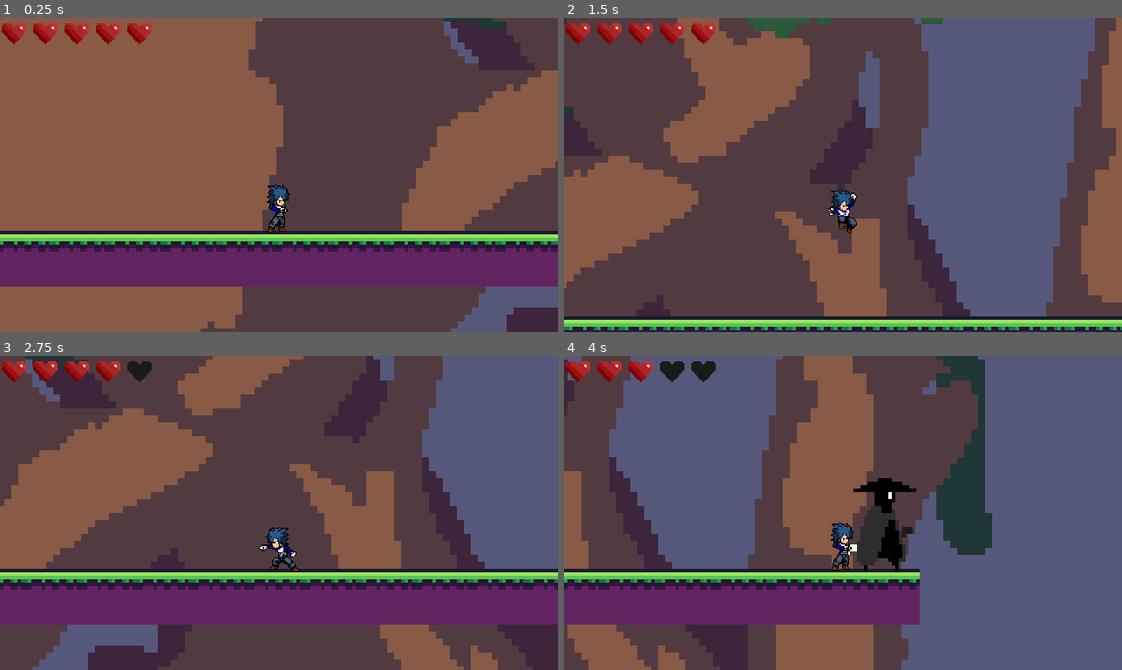
Above: before the commit, frames 1-4 (two rows, left to right).
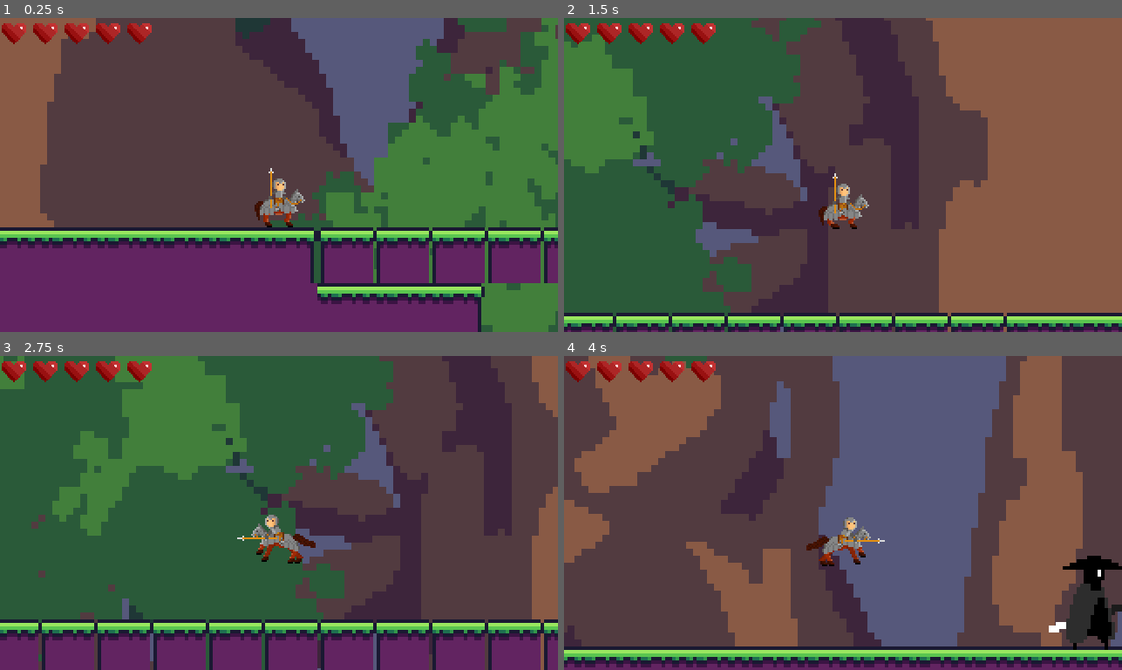
Above: after the commit, the same moments.

Repository: maxy31/platformer-game-development
Game: Godot game, scene res://Assets/Scenes/Areas/testing_Area_max.tscn
Two runs of this game, one before a commit and one after it. Both use one fixed random seed, a clock stepped at 60 frames per second and the inputs below.
Inputs:
- Up to frame 1 (0.25 s): no input
- Up to frame 2 (1.5 s): hold D (move_right) from 0.53 s (still down); tap E (attack) at 0.6 s; tap Space (jump) at 0.77, 0.8, 1.07, 1.35 s
- Up to frame 3 (2.75 s): tap Space (jump) at 1.52, 1.82, 2.3 s; tap E (attack) at 1.55, 2.1 s; release D (move_right) at 2.03 s; hold A (move_left) from 2.03 s (still down)
- Up to frame 4 (4 s): release A (move_left) at 2.78 s; hold D (move_right) from 2.78 s (still down); tap E (attack) at 2.85 s; tap Space (jump) at 3.02, 3.32, 3.6, 3.77 s

The runs differ from the first frame. In frame 1, 74% of the frame differs, in the area x 0-100%, y 0-100%; in frame 2, 72%; in frame 3, 90%; in frame 4, 85%.

Commit message:
Racer改好了
damage taken effect done

Diff:
--- a/Assets/Scenes/Areas/testing_Area_max.tscn
+++ b/Assets/Scenes/Areas/testing_Area_max.tscn
@@ -2,7 +2,7 @@
 
 [ext_resource type="Texture2D" uid="uid://cmcsskek6x438" path="res://Assets/Sprites/Tutorial/Background.png" id="1_uidp5"]
 [ext_resource type="Texture2D" uid="uid://dtdc0fxr4nrj5" path="res://Assets/Sprites/Tutorial/tiles_1.png" id="2_3uyhe"]
-[ext_resource type="PackedScene" uid="uid://v3iimkhjwycp" path="res://Assets/Scenes/PlayerController/FlymanPlayer.tscn" id="4_6swj7"]
+[ext_resource type="PackedScene" uid="uid://5mhrqxiqqhol" path="res://Assets/Scenes/PlayerController/RacerPlayer.tscn" id="4_6swj7"]
 [ext_resource type="PackedScene" uid="uid://r0y7xckbxscw" path="res://Assets/Scenes/Enemy/Destroyer_Enemy(test).tscn" id="4_luk32"]
 [ext_resource type="PackedScene" uid="uid://2wfpic2yhhv0" path="res://Assets/Scenes/HeartBar/HeartBar.tscn" id="5_luk32"]
 
@@ -94,8 +94,8 @@
 [node name="Destroyer" parent="." groups=["Enemy"] instance=ExtResource("4_luk32")]
 position = Vector2(1061, 316)
 
-[node name="FlymanController" parent="." node_paths=PackedStringArray("heart_bar") instance=ExtResource("4_6swj7")]
-position = Vector2(822, 320)
+[node name="RacerController" parent="." node_paths=PackedStringArray("heart_bar") instance=ExtResource("4_6swj7")]
+position = Vector2(405, 318)
 heart_bar = NodePath("../UI/HeartBar")
 
 [node name="UI" type="CanvasLayer" parent="."]
--- a/Assets/Scenes/PlayerController/FlymanPlayer.tscn
+++ b/Assets/Scenes/PlayerController/FlymanPlayer.tscn
@@ -259,7 +259,7 @@
 }
 
 [sub_resource type="RectangleShape2D" id="RectangleShape2D_i8rbu"]
-size = Vector2(7, 7)
+size = Vector2(9.5, 7)
 
 [sub_resource type="CapsuleShape2D" id="CapsuleShape2D_i8rbu"]
 radius = 4.0
@@ -302,7 +302,7 @@
 collision_mask = 2
 
 [node name="AttackAreaMap" type="CollisionShape2D" parent="FlymanAnimator/AttackArea" node_paths=PackedStringArray("attack_area")]
-position = Vector2(8, -6)
+position = Vector2(9.25, -6)
 shape = SubResource("RectangleShape2D_i8rbu")
 script = ExtResource("4_xt8c6")
 attack_area = NodePath("..")
--- a/Assets/Scenes/PlayerController/RacerPlayer.tscn
+++ b/Assets/Scenes/PlayerController/RacerPlayer.tscn
@@ -124,25 +124,25 @@
 "speed": 5.0
 }, {
 "frames": [{
-"duration": 1.0,
+"duration": 0.2,
 "texture": ExtResource("13_b0r6d")
 }, {
-"duration": 1.0,
+"duration": 0.2,
 "texture": ExtResource("14_meoo1")
 }, {
-"duration": 1.0,
+"duration": 0.2,
 "texture": ExtResource("15_7dwp4")
 }, {
-"duration": 1.0,
+"duration": 0.2,
 "texture": ExtResource("16_d5v8d")
 }, {
-"duration": 1.0,
+"duration": 0.2,
 "texture": ExtResource("15_7dwp4")
 }, {
-"duration": 1.0,
+"duration": 0.2,
 "texture": ExtResource("14_meoo1")
 }, {
-"duration": 1.0,
+"duration": 0.2,
 "texture": ExtResource("13_b0r6d")
 }],
 "loop": false,
@@ -229,12 +229,6 @@
 [node name="RacerController" type="CharacterBody2D" node_paths=PackedStringArray("body_attack_area", "animator", "combat_handler") groups=["Player"]]
 collision_mask = 46
 script = ExtResource("1_eau03")
-speed = null
-jump_power = null
-max_health = null
-attack_damage = null
-charge_attack_time = null
-charge_attack_damage = null
 body_attack_area = NodePath("RacerAnimator/BodyAttackArea")
 animator = NodePath("RacerAnimator")
 combat_handler = NodePath("RacerAnimator/AttackArea/AttackAreaMap")
@@ -253,9 +247,7 @@
 position = Vector2(0, -12)
 scale = Vector2(0.5, 0.5)
 sprite_frames = SubResource("SpriteFrames_de0mg")
-animation = &"attack1"
-frame = 9
-frame_progress = 1.0
+animation = &"hurt"
 
 [node name="AttackArea" type="Area2D" parent="RacerAnimator"]
 collision_layer = 64
--- a/Assets/Script/racer_controller.gd
+++ b/Assets/Script/racer_controller.gd
@@ -13,6 +13,11 @@
 @export var animator: Node
 @export var combat_handler: Node
 
+# ⚡ 新增：受伤相关
+@export var knockback_force := 50.0
+@export var knockback_up := -30.0
+@export var invincible_duration := 0.1
+
 var current_health : int
 var speed_multiplier := 30.0
 var jump_multiplier := -30.0
@@ -21,6 +26,9 @@
 var is_attacking := false
 var queued_attack := false
 var is_hurt := false
+var invincible_timer := 0.0        # ⚡ 无敌计时器
+var _allow_jump_while_hurt_this_time := false  # ⚡ 地面受击立刻跳
+
 # 冲锋模式变量
 var move_timer: float = 0.0
 var charge_attack_ready: bool = false
@@ -38,19 +46,28 @@
 
 func _ready():
 	current_health = max_health
-	# 同步“最大血量”和“当前血量”到 HeartBar
 	if heart_bar:
 		heart_bar.set_max_hearts(max_health)
 		heart_bar.set_value(current_health)
-	# 绑定 BodyAttackArea 的碰撞检测
+
 	if body_attack_area:
 		body_attack_area.body_entered.connect(_on_body_attack_area_entered)
 
 
 func _physics_process(delta: float) -> void:
 	# ======================
-	#   自动回血逻辑
+	#   无敌计时 & 闪烁
 	# ======================
+	if invincible_timer > 0.0:
+		invincible_timer -= delta
+		if animator and animator.has_method("set_modulate_alpha"):
+			# 交给 animator 控制闪烁，或直接修改 modulate
+			animator.set_modulate_alpha(0.5 + 0.5 * sin(Time.get_ticks_msec() / 50.0))
+	else:
+		if animator and animator.has_method("set_modulate_alpha"):
+			animator.set_modulate_alpha(1.0)
+
+	# 自动回血逻辑
 	if current_health < max_health:
 		regen_timer += delta
 		if regen_timer >= regen_interval:
@@ -67,11 +84,14 @@
 		velocity += get_gravity() * delta
 
 	# 跳跃
-	if Input.is_action_just_pressed("jump") and is_on_floor():
-		if is_boosted:
-			velocity.y = boosted_jump_velocity          #boost jump
-		else:
-			velocity.y = jump_power * jump_multiplier   #normal jump
+	if Input.is_action_just_pressed("jump"):
+		if is_on_floor() or _allow_jump_while_hurt_this_time:
+			if is_boosted:
+				velocity.y = boosted_jump_velocity
+			else:
+				velocity.y = jump_power * jump_multiplier
+		# ⚡ 一次机会用完后重置
+		_allow_jump_while_hurt_this_time = false
 
 	# 攻击输入（缓冲）
 	if Input.is_action_just_pressed("attack"):
@@ -86,7 +106,6 @@
 	if direction != 0:
 		velocity.x = direction * speed * speed_multiplier
 
-		# 计时：持续移动
 		move_timer += delta
 		if move_timer >= charge_attack_time:
 			if not charge_attack_ready:
@@ -94,8 +113,6 @@
 				charge_attack_ready = true
 	else:
 		velocity.x = move_toward(velocity.x, 0, speed * speed_multiplier)
-
-		# 停止移动则重置
 		move_timer = 0.0
 		charge_attack_ready = false
 
@@ -103,31 +120,24 @@
 
 
 func start_attack():
-	# 开始攻击
 	is_attacking = true
-
-	# 播放动画（由 animator 控制）
 	if animator and animator.has_method("play_attack_animation"):
 		animator.play_attack_animation()
 
-	# 立刻做一次攻击判定
 	if combat_handler and combat_handler.has_method("do_attack_hit"):
 		combat_handler.do_attack_hit(attack_damage)
 
-	# 保险：如果 animation_finished 没触发，0.5s 后强制结束攻击状态
 	var t = get_tree().create_timer(0.5)
 	t.timeout.connect(Callable(self, "_force_end_attack"))
 
 
 func _force_end_attack():
-	# 保险回调 — 若仍在攻击则强制结束
 	if is_attacking:
 		print("⚠ 动画信号未触发，强制结束攻击状态")
 		on_attack_animation_finished()
 
 
 func on_attack_animation_finished():
-	# 动画结束时由 animator 调用
 	if queued_attack:
 		queued_attack = false
 		start_attack()
@@ -135,16 +145,14 @@
 		is_attacking = false
 
 
-func take_damage(amount: int = 1):
-	# 受击
-	if is_hurt:
+# ⚡ 修改：take_damage 增加 from_pos & 无敌 & 击退
+func take_damage(amount: int = 1, from_pos: Vector2 = Vector2.ZERO):
+	if invincible_timer > 0.0:
 		return
 
 	current_health = max(0, current_health - amount)
-
 	if heart_bar:
 		heart_bar.set_value(current_health)
-
 	emit_signal("health_changed", current_health, max_health)
 	print("💔 Player took damage. Current HP:", current_health)
 
@@ -152,9 +160,21 @@
 		die()
 		return
 
+	# 地面受击可以立即跳
+	_allow_jump_while_hurt_this_time = is_on_floor()
+
 	is_hurt = true
 	is_attacking = false
 	queued_attack = false
+
+	# ⚡ 击退
+	if from_pos != Vector2.ZERO:
+		var dir = sign(global_position.x - from_pos.x)
+		velocity.x = dir * knockback_force
+		velocity.y = knockback_up
+
+	# ⚡ 开启无敌
+	invincible_timer = invincible_duration
 
 	if animator and animator.has_method("play_hurt_animation"):
 		animator.play_hurt_animation()
@@ -188,9 +208,9 @@
 		else:
 			print("⚠ 敌人没有 take_damage 方法")
 
-		# 攻击触发后重置（防止无限撞）
 		move_timer = 0.0
-		charge_attack_ready = falsed
+		charge_attack_ready = false
+
 
 #Boost Jump Cheese
 func eat_food():
